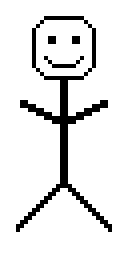
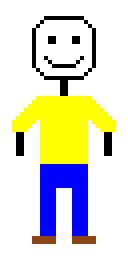
Layered file, before and after one edit (128px x 256px). Changes by layer:
painted on "Background" over [12,96,116,244]
